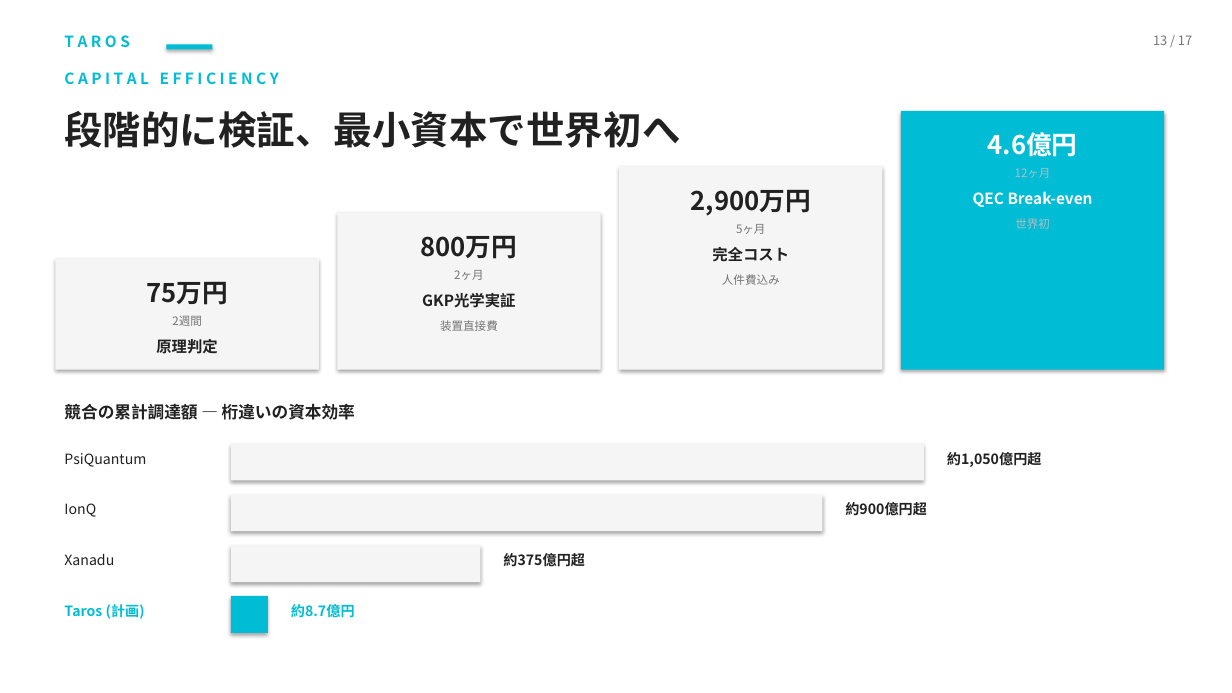
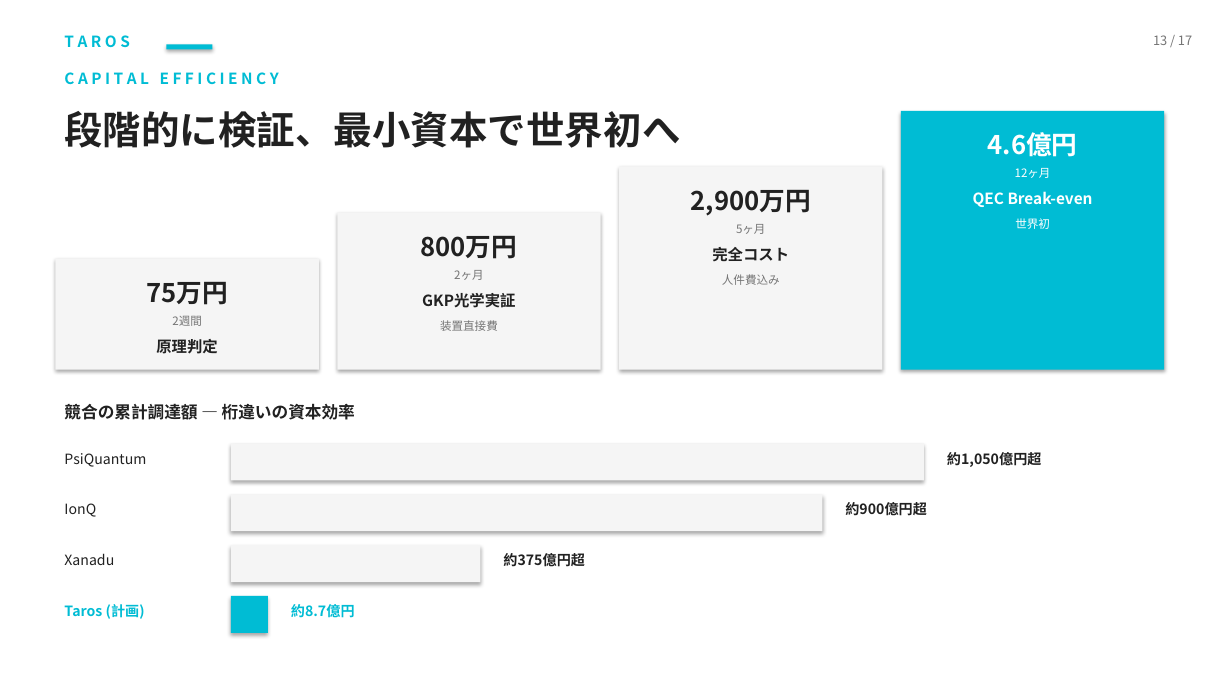
Before and after one commit to TomohiroTani28/Taros, a slide deck: slide 13 of assets/TAROS_Investor_Pitch_Revised.pptx. Drawn at 1232x693 pixels with LibreOffice and Linux fonts; fonts in the diff are those of the drawing. Boxes give left, top, right and bottom in pixels: in the first picture for what was removed or moved away, otherwise in the second. Text is boxed around its words. In the diff, an @@ line names an element or a change of style, - is before the commit and + after.

```diff
--- a/assets/TAROS_Investor_Pitch_Revised.pptx
+++ b/assets/TAROS_Investor_Pitch_Revised.pptx
@@ text "12ヶ月" at bbox=[1015, 168, 1051, 178]: text colour #B0BEC5 to #FFFFFF @@
@@ text "世界初" at bbox=[1015, 218, 1050, 229]: text colour #B0BEC5 to #FFFFFF @@
```
Also in this commit, not shown: 8 other slides changed, 2 other files.
